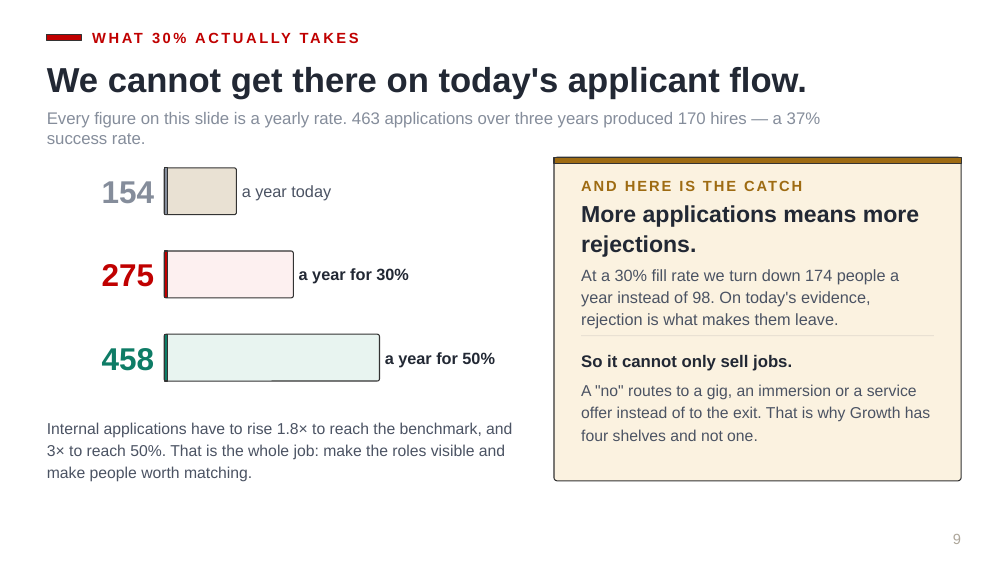
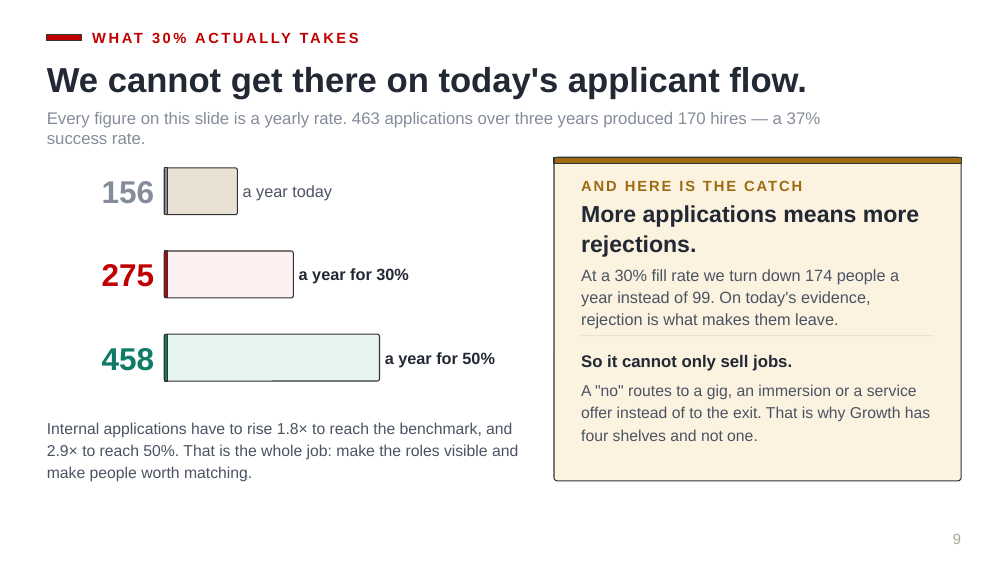
Before and after one commit to Ruffa06/Talent-Marketplace, a slide deck: slide 9 of docs/Growth_Executive_ALP.pptx. Drawn at 1008x567 pixels with LibreOffice and Linux fonts; fonts in the diff are those of the drawing. Boxes give left, top, right and bottom in pixels: in the first picture for what was removed or moved away, otherwise in the second. Text is boxed around its words. In the diff, an @@ line names an element or a change of style, - is before the commit and + after.

```diff
--- a/docs/Growth_Executive_ALP.pptx
+++ b/docs/Growth_Executive_ALP.pptx
@@ text at bbox=[102, 181, 155, 203]: text changed @@
-154
+156
@@ text at bbox=[581, 269, 899, 329]: text changed @@
-At a 30% fill rate we turn down 174 people a year instead of 98. On today's evidence, rejection is what makes them leave.
+At a 30% fill rate we turn down 174 people a year instead of 99. On today's evidence, rejection is what makes them leave.
@@ text at bbox=[47, 422, 518, 482]: text changed @@
-Internal applications have to rise 1.8× to reach the benchmark, and 3× to reach 50%. That is the whole job: make the roles visible and make people worth matching.
+Internal applications have to rise 1.8× to reach the benchmark, and 2.9× to reach 50%. That is the whole job: make the roles visible and make people worth matching.
```
Also in this commit, not shown: 6 other slides changed, 2 slides added, 2 slides removed, 5 other files.
